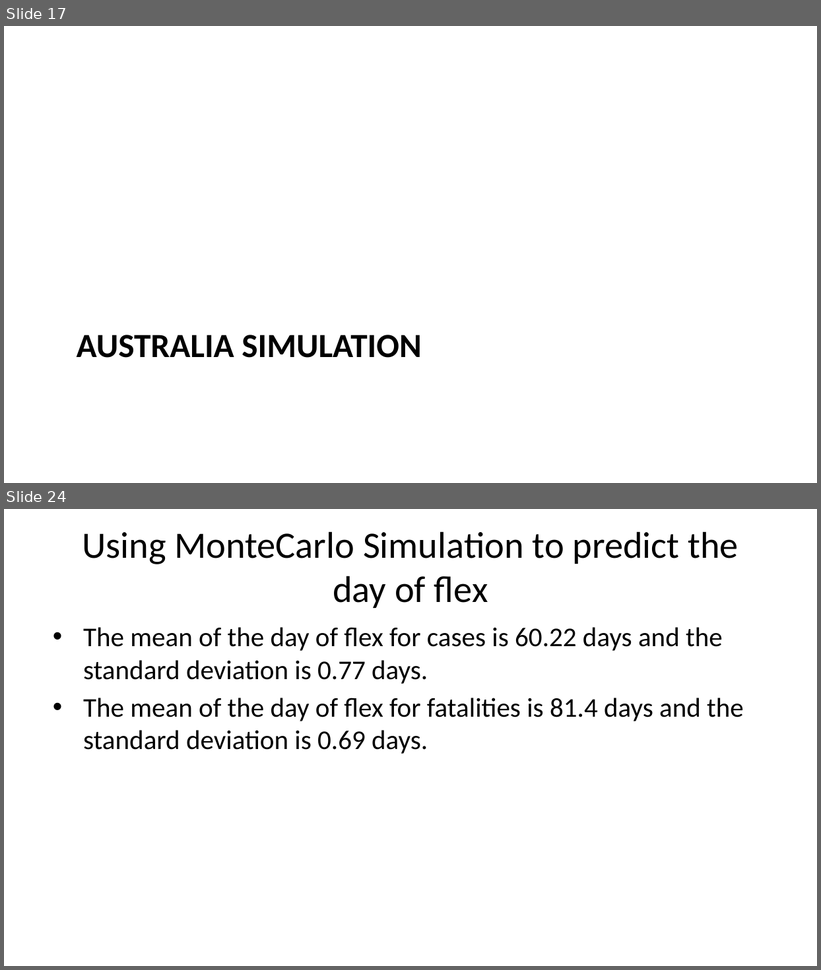
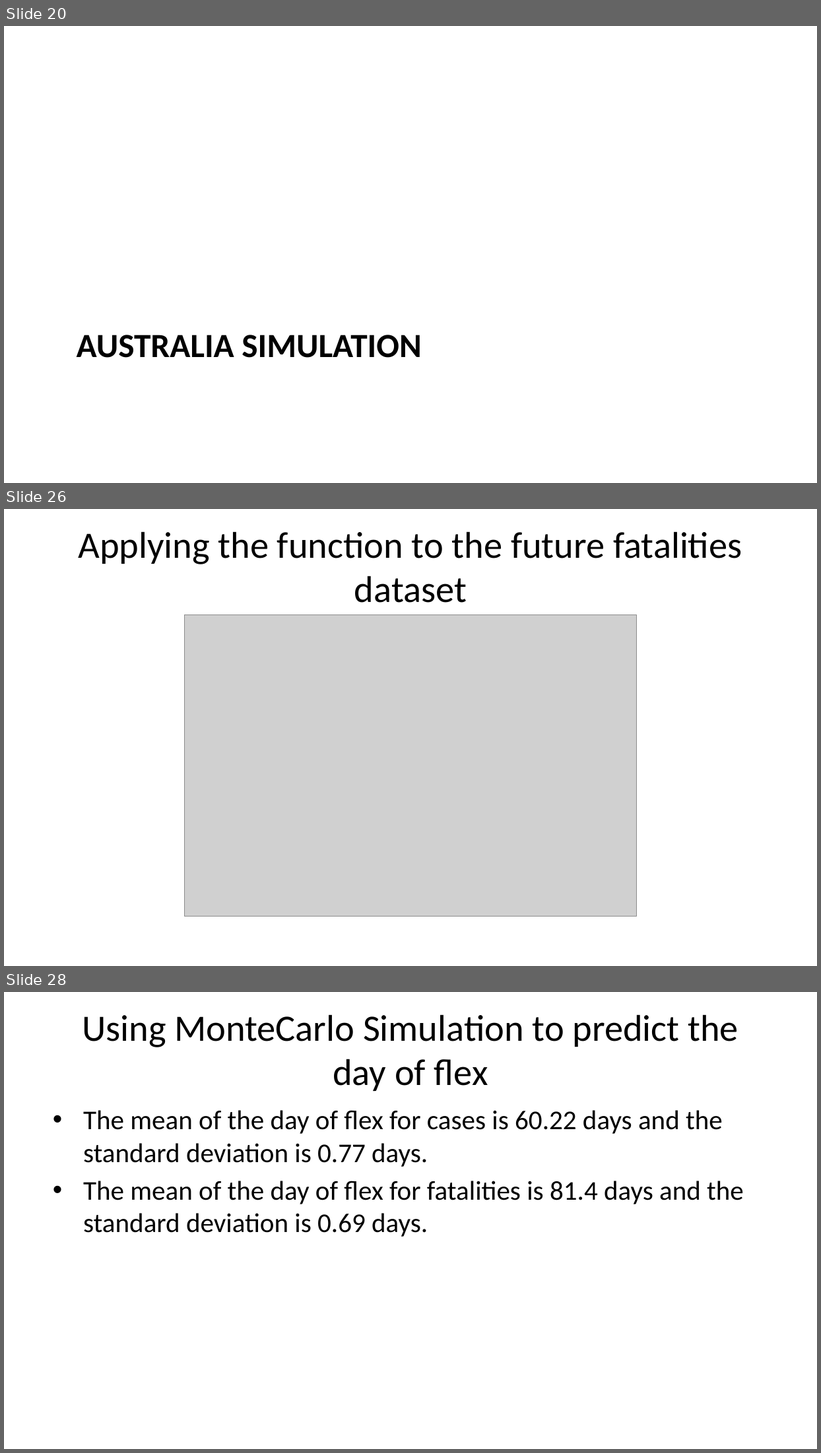
Before and after one commit to austinlackey/covid-simulations, a slide deck: main.pptx. Shown one above the other, each under a label of ours: slides 17 and 24 before the commit, slides 20, 26 and 28 after it; the slides between them are not shown. The pictures are 821x970 and 821x1453 pixels, drawn with LibreOffice and Linux fonts; fonts in the diff are those of the drawing; grey boxes stand for pictures. Boxes give left, top, right and bottom in pixels: in the first picture for what was removed or moved away, otherwise in the second. Text is boxed around its words. In the diff, an @@ line names an element or a change of style, - is before the commit and + after.

```diff
--- a/main.pptx
+++ b/main.pptx
@@ slide 26 added at (4,509,817,966), background #FFFFFF @@
@@ title added at (78,531,742,603), 33 pt, text #000000 @@
+Applying the function to the future fatalities dataset
@@ picture added at (185,615,636,917) @@
@@ what was slide 17 is now slide 20 @@
@@ what was slide 24 is now slide 28 @@
```
Also in this commit, not shown: 7 slides changed, 11 other slides added, 1 slide removed, 2 other files.
